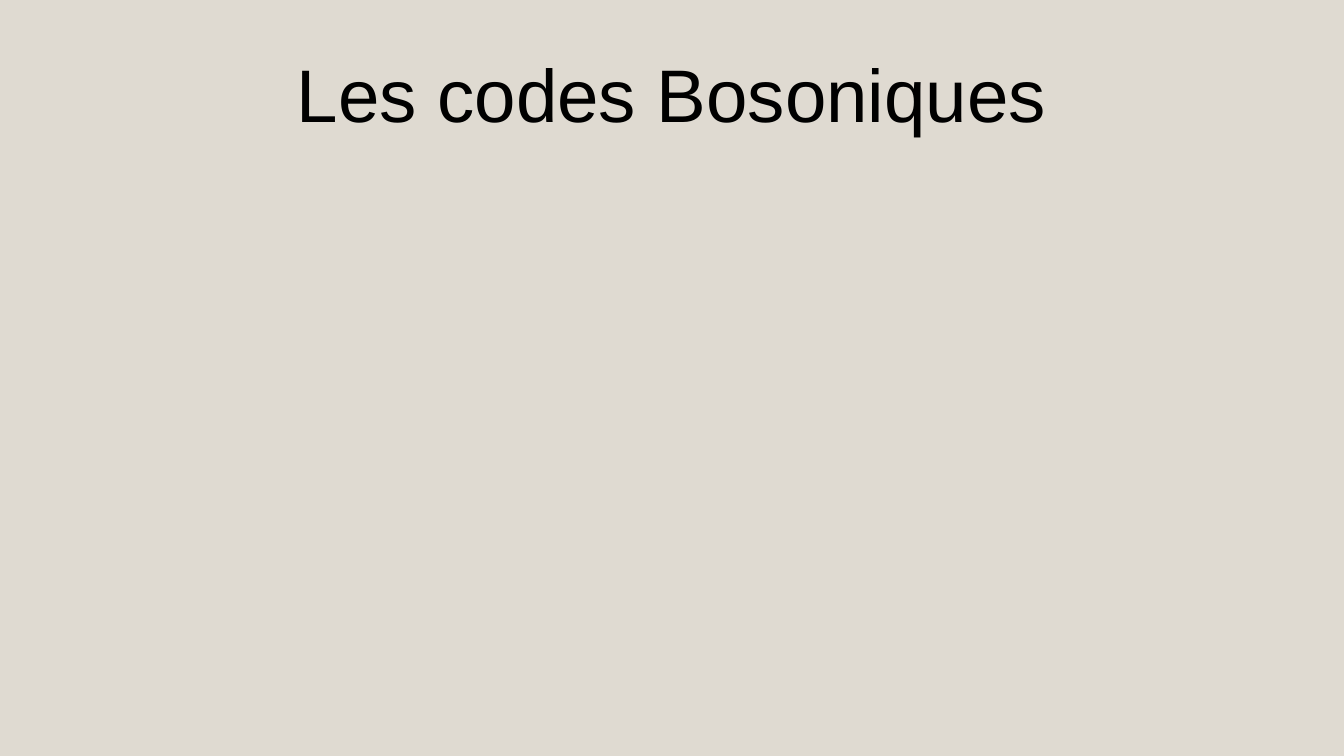
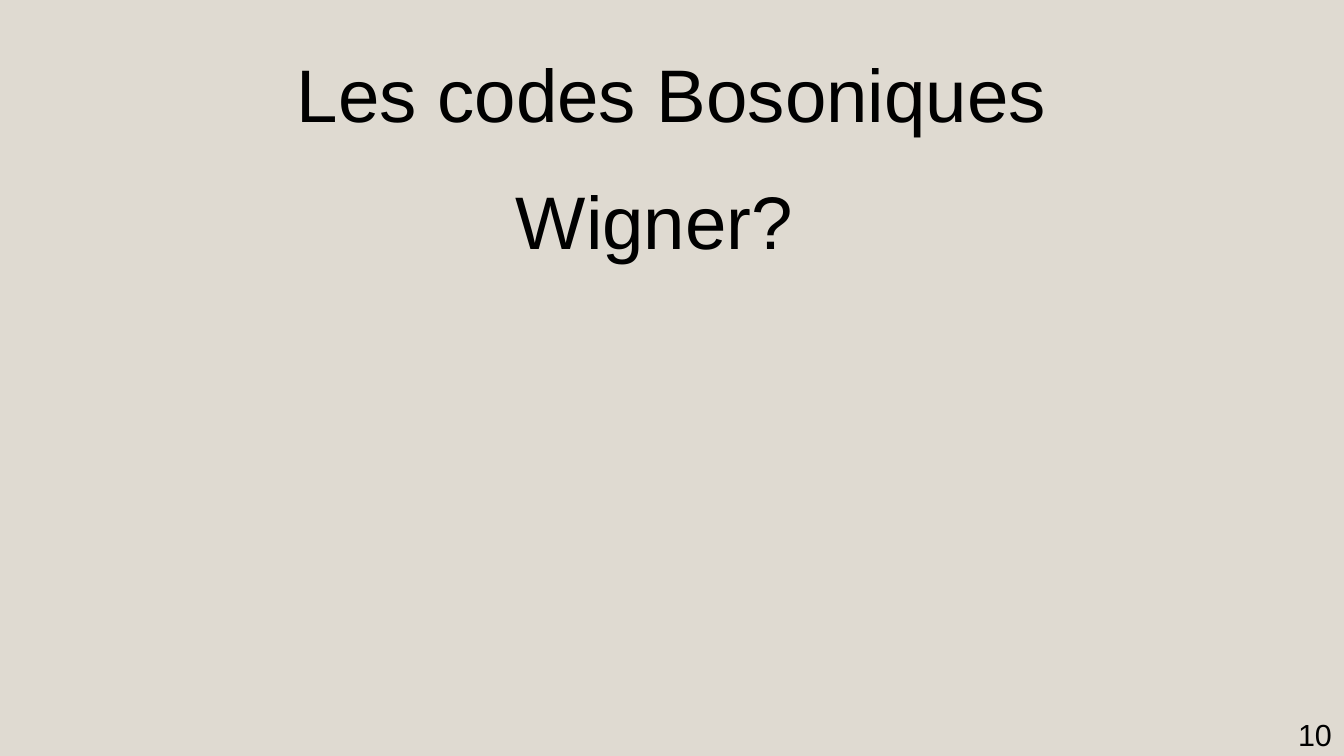
Before and after one commit to AmdaU/presentations, a slide deck: slide 10 of Seminaire/Seminaire.odp (slide 7 before the commit). Drawn at 1344x756 pixels with LibreOffice and Linux fonts; fonts in the diff are those of the drawing. Boxes give left, top, right and bottom in pixels: in the first picture for what was removed or moved away, otherwise in the second. Text is boxed around its words. In the diff, an @@ line names an element or a change of style, - is before the commit and + after.

```diff
--- a/Seminaire/Seminaire.odp
+++ b/Seminaire/Seminaire.odp
@@ title added at (516, 195, 793, 263), 44 pt, text #000000 @@
+Wigner?
@@ page number added at (1298, 724, 1332, 747), 18 pt, text #000000 @@
+10
```
Also in this commit, not shown: 24 other slides changed, 5 slides added, 3 slides removed, 27 other files.
